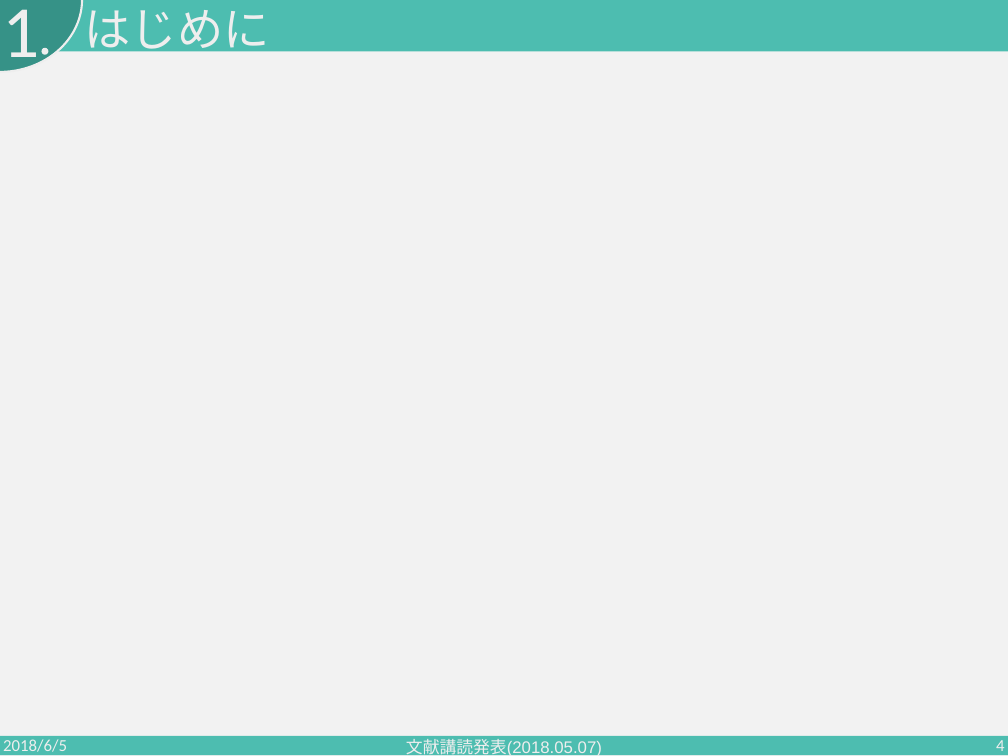
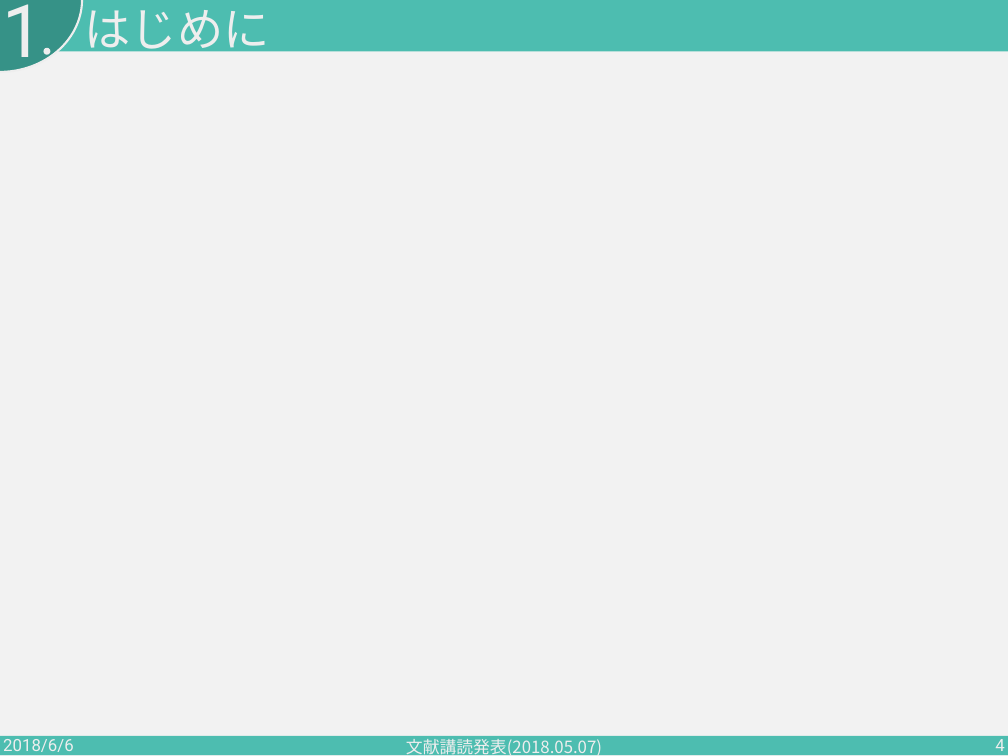
Before and after one commit to PajamaDrive/presentation, a slide deck: slide 4 of presentation_2nd.pptx. Drawn at 1008x756 pixels with LibreOffice and Linux fonts; fonts in the diff are those of the drawing. Boxes give left, top, right and bottom in pixels: in the first picture for what was removed or moved away, otherwise in the second. Text is boxed around its words. In the diff, an @@ line names an element or a change of style, - is before the commit and + after.

```diff
--- a/presentation_2nd.pptx
+++ b/presentation_2nd.pptx
@@ text "1" at (x1=2, y1=4, x2=43, y2=74): font Calibri to Roboto @@
@@ text at (x1=3, y1=739, x2=74, y2=756): text changed; font Calibri to Roboto @@
-2018/6/5
+2018/6/6
@@ text "文献講読発表(2018.05.07)" at (x1=406, y1=739, x2=602, y2=756): font Arial to Noto Sans CJK JP @@
@@ page number at (x1=995, y1=739, x2=1004, y2=756): font Calibri to Roboto @@
```
Also in this commit, not shown: 7 other slides changed, 20 slides added, 2 slides removed.
